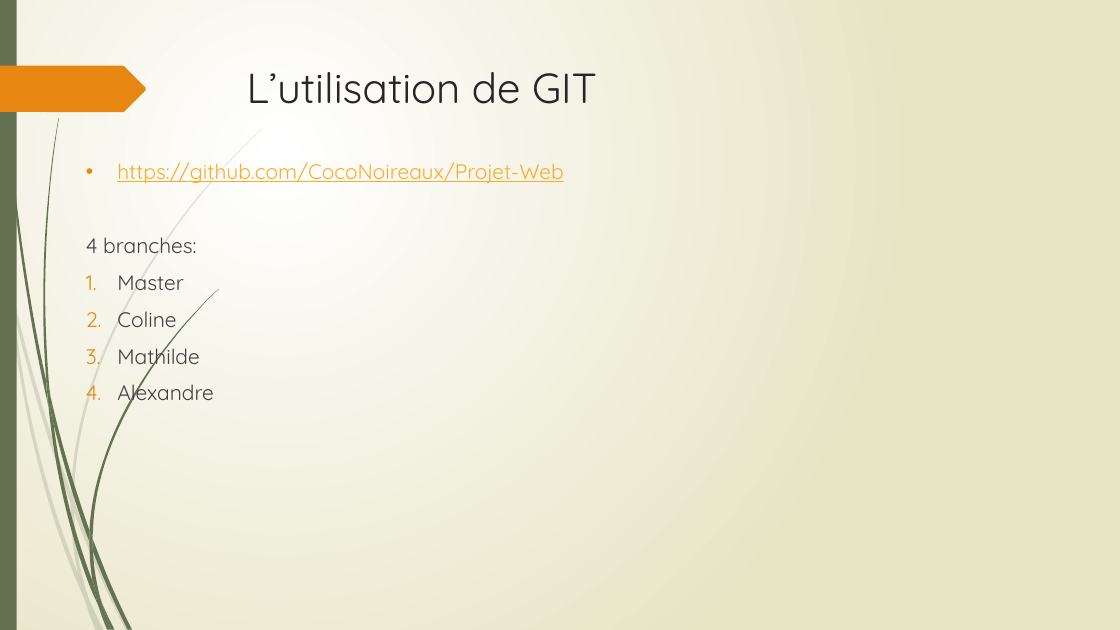
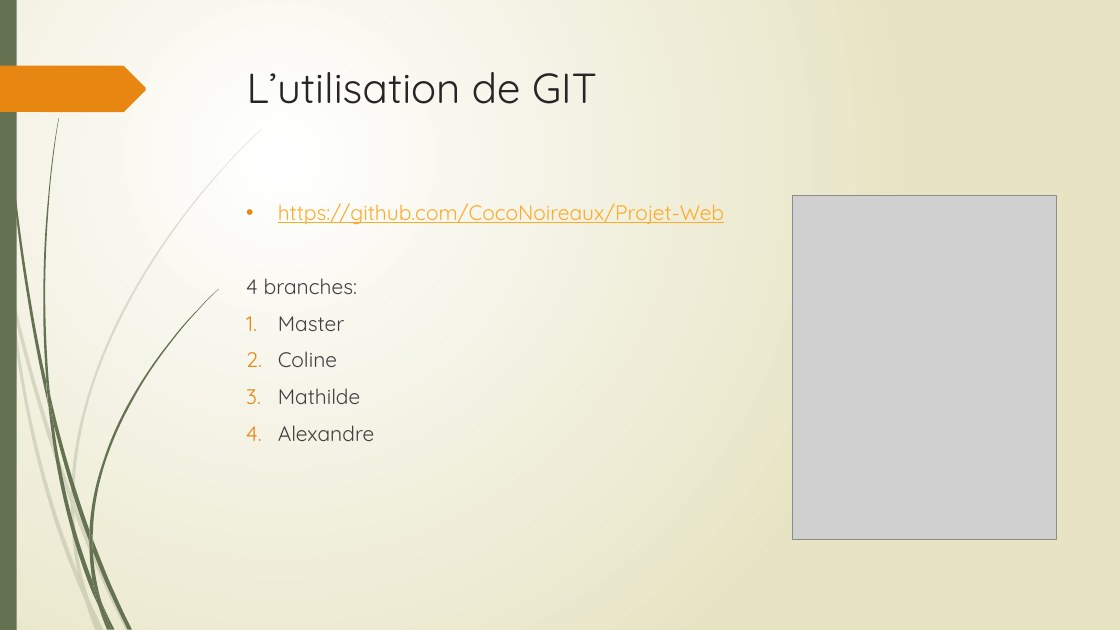
Before and after one commit to CocoNoireaux/Projet-Web, a slide deck: slide 9 of WebDynamique.pptx. Drawn at 1120x630 pixels with LibreOffice and Linux fonts; fonts in the diff are those of the drawing; grey boxes stand for pictures. Boxes give left, top, right and bottom in pixels: in the first picture for what was removed or moved away, otherwise in the second. Text is boxed around its words. In the diff, an @@ line names an element or a change of style, - is before the commit and + after.

```diff
--- a/WebDynamique.pptx
+++ b/WebDynamique.pptx
@@ text "https://github.com/CocoNoireaux/Projet-Web" rewrapped from bbox=[86, 162, 563, 406] to bbox=[246, 203, 724, 441] @@
@@ picture added at bbox=[793, 196, 1057, 539] @@
```
Also in this commit, not shown: 4 other slides changed.
